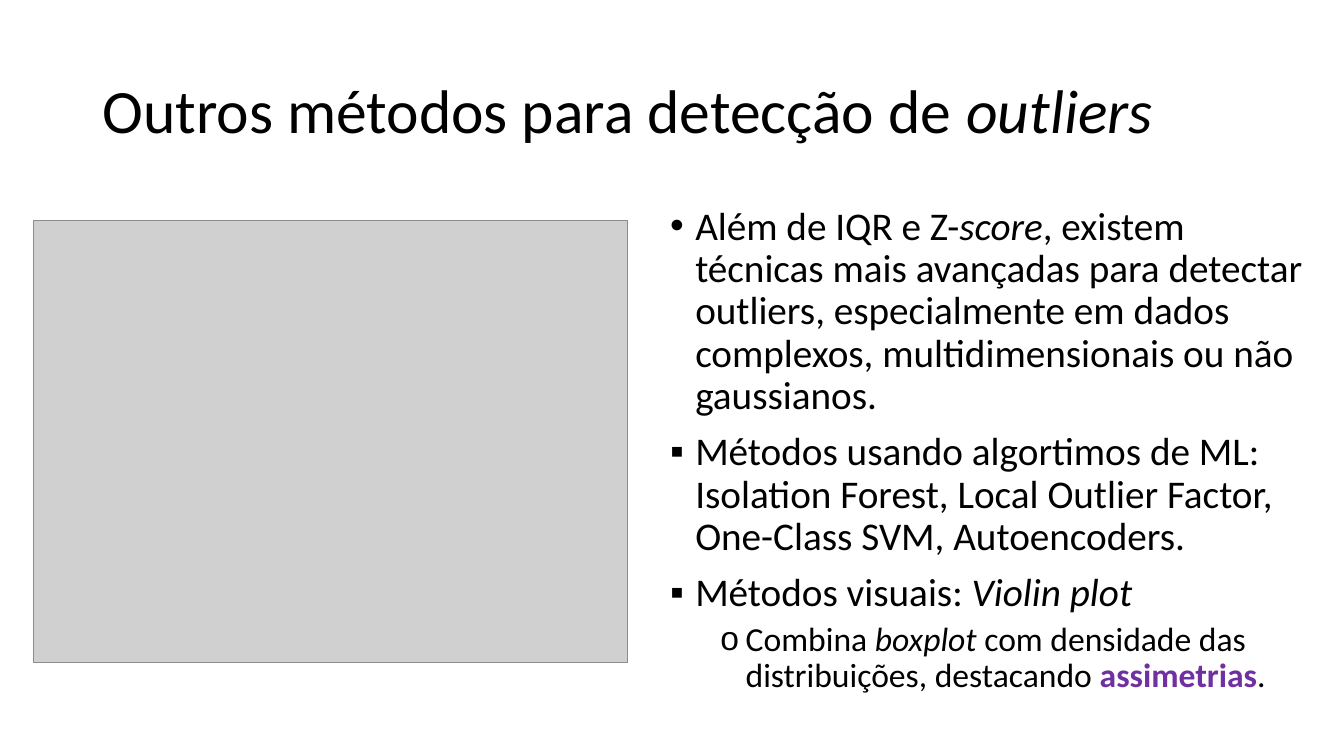
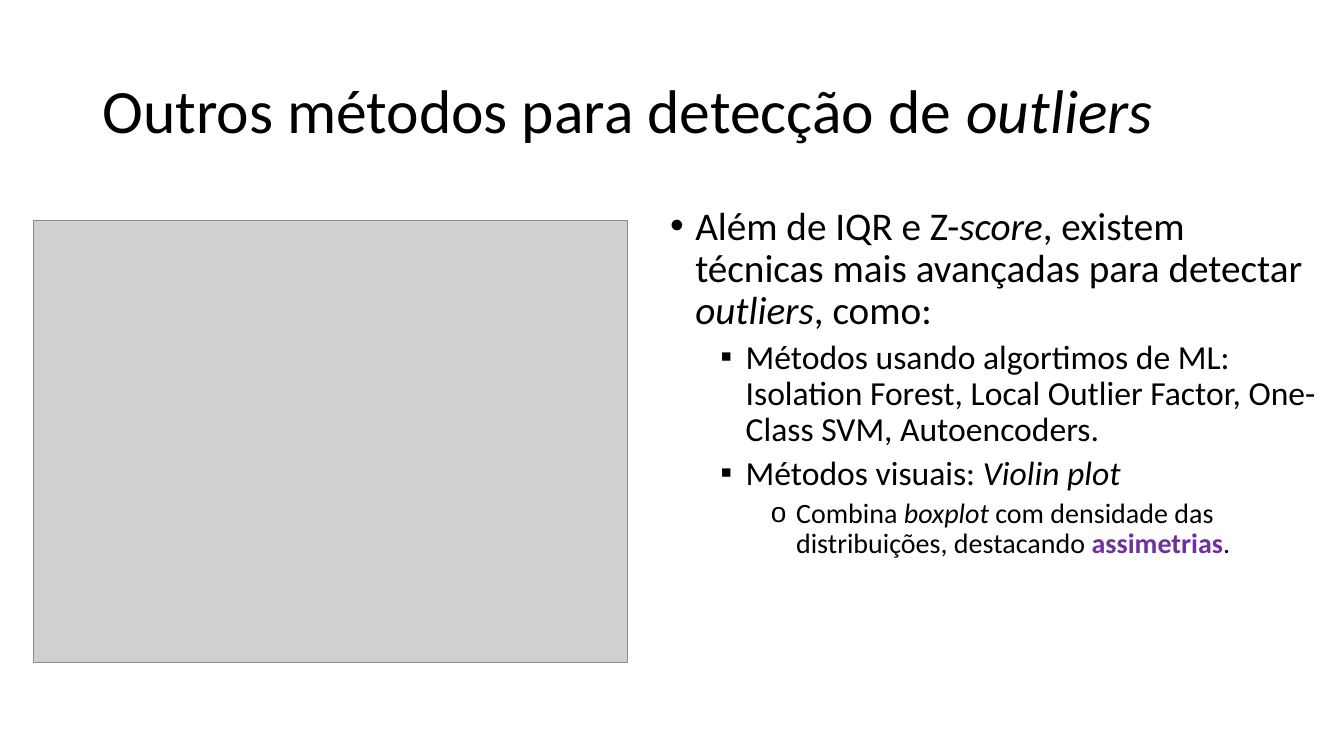
Before and after one commit to zz4fap/c24_inteligencia_artificial, a slide deck: slide 35 of slides/C24_EDA.pptx. Drawn at 1344x756 pixels with LibreOffice and Linux fonts; fonts in the diff are those of the drawing; grey boxes stand for pictures. Boxes give left, top, right and bottom in pixels: in the first picture for what was removed or moved away, otherwise in the second. Text is boxed around its words. In the diff, an @@ line names an element or a change of style, - is before the commit and + after.

```diff
--- a/slides/C24_EDA.pptx
+++ b/slides/C24_EDA.pptx
@@ text at (695, 212, 1303, 329): text changed @@
-• Além de IQR e Z-score, existem técnicas mais avançadas para detectar outliers, especialmente em dados complexos, multidimensionais ou não gaussianos.
+• Além de IQR e Z-score, existem técnicas mais avançadas para detectar outliers, como:
@@ text at (746, 345, 1316, 558): size 28 to 24 pt in "Métodos usando algortimos de ML: Isolation Forest, ...", "Métodos visuais: Violin plot"; size 24 to 20 pt in "Combina boxplot com densidade das distribuições, destacando ..."; list level 1 to 2 in "Métodos usando algortimos de ML: ..."; list level 1 to 2 in "Métodos visuais: Violin plot"; list level 2 to 3 in "Combina boxplot com densidade das ..." @@
```
Also in this commit, not shown: 19 other slides changed, 7 slides added, 1 other file.
